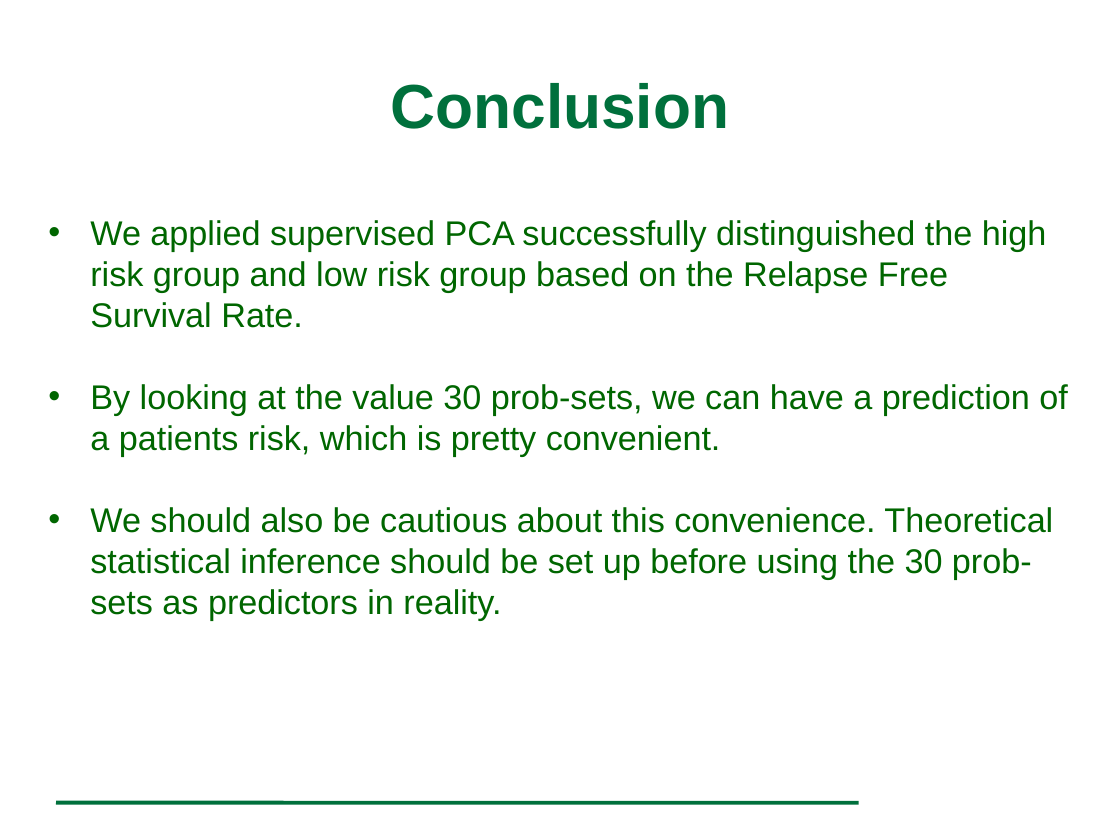
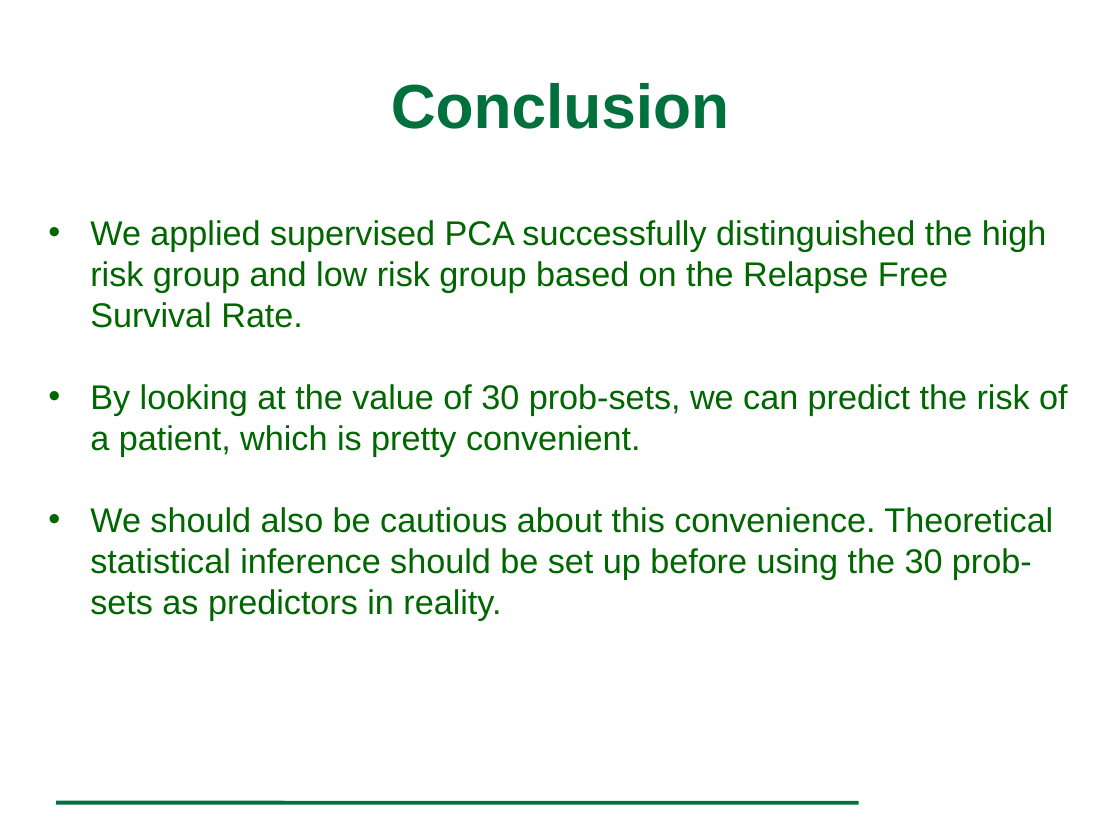
Before and after one commit to ourteam2017/Bio_programmingI-, a slide deck: slide 41 of Presentation/presentation_final.pptx. Drawn at 1120x840 pixels with LibreOffice and Linux fonts; fonts in the diff are those of the drawing; background and template pictures are left out. Boxes give left, top, right and bottom in pixels: in the first picture for what was removed or moved away, otherwise in the second. Text is boxed around its words. In the diff, an @@ line names an element or a change of style, - is before the commit and + after.

```diff
--- a/Presentation/presentation_final.pptx
+++ b/Presentation/presentation_final.pptx
@@ text at bbox=[90, 384, 1067, 456]: text changed @@
-• By looking at the value 30 prob-sets, we can have a prediction of a patients risk, which is pretty convenient.
+• By looking at the value of 30 prob-sets, we can predict the risk of a patient, which is pretty convenient.
```
Also in this commit, not shown: 1 other slide changed, 1 other file.
